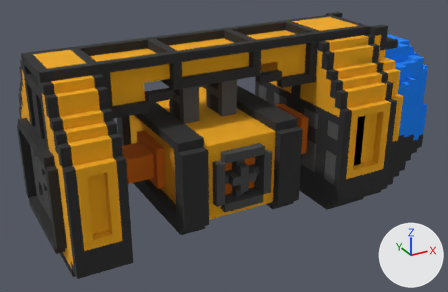
Before and after pictures for a commit that changed the OBJ model 3D_Models_and_Artwork/Models/ShipBodies/Construction-ShipBodies/ShipBody#1/ConstructionShip#1.obj.
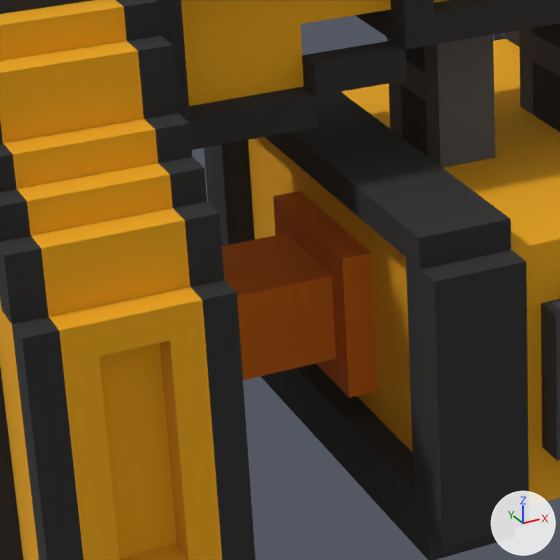
Each version appears first whole from a 50 mm camera at (-1.11, -5.27, 5.95) aimed at (2.37, 1.05, 2.78), and next in a close-up on the part from 13% to 49% of the width and 26% to 80% of the height. Arrows for +X, +Y and +Z are at lower right; the lights stay in place. Where no turn or scale is listed for an object, it has been applied to the vertices. Vertices at the same position are counted once.

Objects in the first close-up: 'Untitled'.
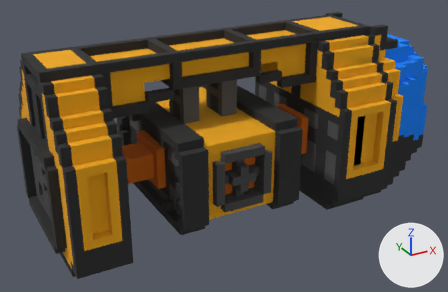
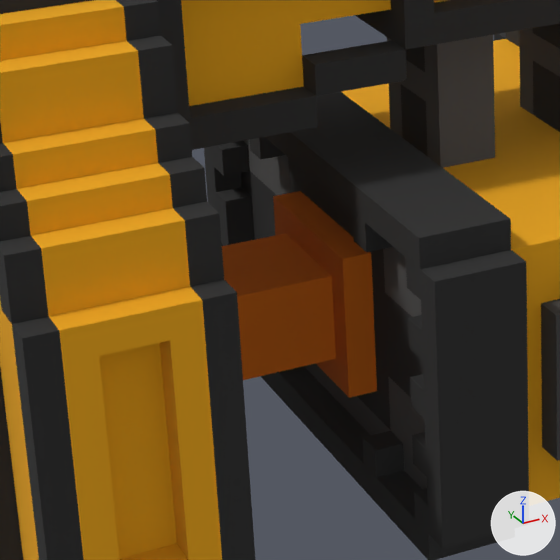
The edits, one by one:
me_untitled is used by ob_untitled; location (0.0, 0.0, 0.0).
me_untitled had 1795 vertices, 3788 faces and spanned x 0.0..5.5, y 0.0..2.0, z 2.0..4.2.
me_untitled now has 1835 vertices, 3866 faces and spans x 0.0..5.5, y 0.0..2.0, z 2.0..4.2.
me_untitled part 1: 1 vertex moved from x 1.6, y 1.1, z 3.2 to x 2.5, y 1.1, z 2.5; 94 vertices removed from x 1.3..1.6, y 0.1..1.9, z 2.4..3.3; 134 vertices added at x 1.3..3.6, y 0.1..2.0, z 2.4..3.3.

What differs and where, as boxes [x1, y1, x2, y2] in the close-ups (560 x 560 px; the box of a moved part takes in the faces that stretch with it):
part 1 of me_untitled, moved or reshaped: before [217, 144, 414, 491]; after [210, 135, 442, 548]
